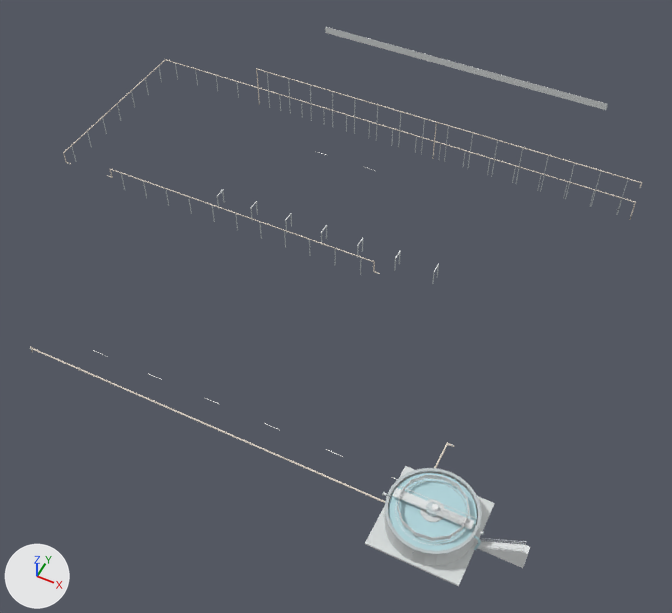
A saved change to the glTF model examples/m1/assets/wastewater-plant/tiled/coarse/group-root-1-0-1-0-0-0.glb.
The view is the same before and after, from a camera (50 mm lens) standing at (799.4, -192.6, 134.6) and looking at (741.9, -77.7, -9.0). Arrows for +X, +Y and +Z are at lower left; the lights stay in place. The older version comes first. Vertices at exactly the same position are counted once.

The first picture shows 'render-batch-0', 'render-batch-1', 'render-batch-2', 'render-batch-3', 'render-batch-4', 'render-batch-5', 'render-batch-6' and 1 more.
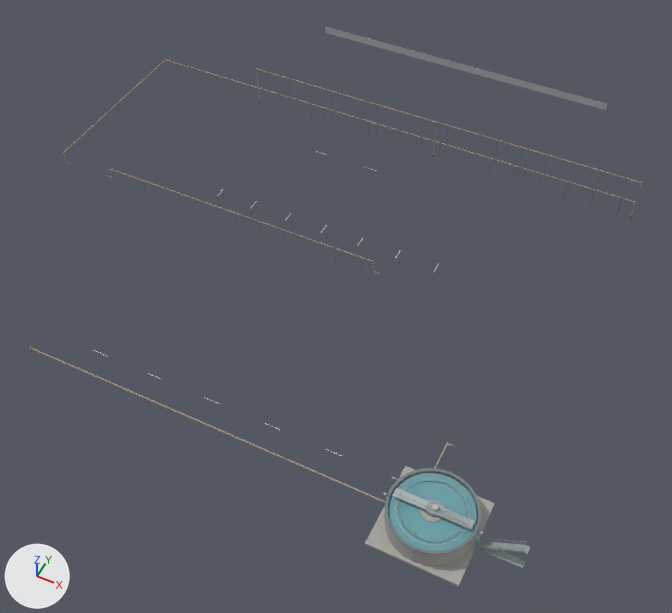
Location of each change, [x1, y1, x2, y2] in pixels of the pictures (672 x 613 px; the box of a moved part takes in the faces that stretch with it):
'render-batch-5', recoloured (white to grey)
    both: [365, 466, 530, 586]
'render-batch-0', recoloured (darker)
    both: [388, 473, 481, 551]
'render-batch-3', recoloured (light grey to grey)
    both: [365, 466, 495, 586]
'render-batch-6', recoloured
    both: [217, 27, 607, 552]
'render-batch-1', recoloured
    both: [69, 63, 641, 555]
'render-batch-4', recoloured
    both: [30, 59, 642, 503]
'render-batch-2', recoloured
    both: [393, 474, 530, 568]
part 1 of me_mesh_2, added
    after: [393, 474, 530, 568]
part 2 of me_mesh_2, deleted
    before: [426, 502, 440, 517]
part 3 of me_mesh_3, deleted
    before: [365, 466, 495, 586]
part 4 of me_mesh_3, moved or reshaped
    before: [420, 500, 444, 522]
    after: [426, 502, 440, 517]
part 5 of me_mesh_5, moved or reshaped
    before: [393, 474, 530, 568]
    after: [384, 471, 478, 566]
part 6 of me_mesh_5, added
    after: [365, 466, 495, 586]

What changed in the scene script:
```text
Change mat_equipment_water:
    mat_equipment_water.base_color: (0.466, 0.691, 0.737) -> (0.15, 0.36, 0.4)  # cyan #b6d9df -> cyan #6ca2aa
Change mat_site_steeldark:
    mat_site_steeldark.base_color: (0.511, 0.557, 0.568) -> (0.18, 0.22, 0.23)  # light grey #bdc5c7 -> grey #768184
Change mat_equipment_concrete:
    mat_equipment_concrete.base_color: (0.691, 0.721, 0.719) -> (0.4, 0.39, 0.36)  # light grey #d9dddc -> grey #aaa8a2
Change mat_site_sludgepipe:
    mat_site_sludgepipe.base_color: (0.747, 0.671, 0.578) -> (0.38, 0.3, 0.2)  # pale yellow #e0d6c8 -> beige #a6957c
Change mat_equipment_safety:
    mat_equipment_safety.base_color: (0.769, 0.793, 0.795) -> (0.28, 0.32, 0.32)  # white #e3e6e6 -> grey #909999
Change mat_equipment_steel:
    mat_equipment_steel.base_color: (0.783, 0.814, 0.816) -> (0.43, 0.48, 0.49)  # white #e5e9e9 -> grey #afb8ba
Change me_mesh_2:
    used by ob_render_batch_2; location = (0.0, 0.0, 0.0)
    remove me_mesh_2.from_pydata(...)  # 74 vertices, 144 faces, 56 loose edges; spans x 778.9..781.1, y -121.1..-118.9, z 3.92..5.24
    remove me_mesh_2.materials.append(mat_equipment_equipment)  # light grey #c9d4d7
    add me_mesh_2.from_pydata(...)  # 1130 vertices, 2004 faces; spans x 773.35..795.71, y -125.57..-114.43, z 0.11..6.18
    me_mesh_2 part 1: 1130 vertices added at x 773.35..795.71, y -125.57..-114.43, z 0.11..6.18
    me_mesh_2 part 2: 74 vertices removed from x 778.9..781.1, y -121.1..-118.9, z 3.92..5.24
    add me_mesh_2.materials.append(mat_equipment_safety)  # grey #909999
Change me_mesh_3:
    used by ob_render_batch_3; location = (0.0, 0.0, 0.0)
    remove me_mesh_3.from_pydata(...)  # 866 vertices, 1620 faces, 544 loose edges; spans x 772.1..787.9, y -127.9..-112.1, z 0.2..4.6
    remove me_mesh_3.materials.append(mat_equipment_concrete)  # light grey #d9dddc
    add me_mesh_3.from_pydata(...)  # 74 vertices, 144 faces, 44 loose edges; spans x 778.9..781.1, y -121.1..-118.9, z 3.9..5.2
    me_mesh_3 part 3: 722 vertices removed from x 772.1..787.9, y -127.9..-112.1, z 0.2..4.6
    me_mesh_3 part 4: 144 vertices removed from x 778.1..781.9, y -121.9..-118.1, z 4.1..4.4; 74 vertices added at x 778.9..781.1, y -121.1..-118.9, z 3.9..5.2
    add me_mesh_3.materials.append(mat_equipment_equipment)  # grey #95a2a6
Change me_mesh_5:
    used by ob_render_batch_5; location = (0.0, 0.0, 0.0)
    remove me_mesh_5.from_pydata(...)  # 1105 vertices, 2024 faces, 904 loose edges; spans x 773.3..795.7, y -125.6..-114.4, z 0.1..6.2
    remove me_mesh_5.materials.append(mat_equipment_safety)  # white #e3e6e6
    add me_mesh_5.from_pydata(...)  # 866 vertices, 1620 faces, 276 loose edges; spans x 772.1..787.9, y -127.9..-112.1, z 0.2..4.6
    me_mesh_5 part 5: 1105 vertices removed from x 773.3..795.7, y -125.6..-114.4, z 0.1..6.2; 829 vertices added at x 772.6..787.4, y -127.5..-112.5, z 0.5..4.6
    me_mesh_5 part 6: 37 vertices added at x 772.1..787.9, y -127.9..-112.1, z 0.2..0.5
    add me_mesh_5.materials.append(mat_equipment_concrete)  # grey #aaa8a2
```
